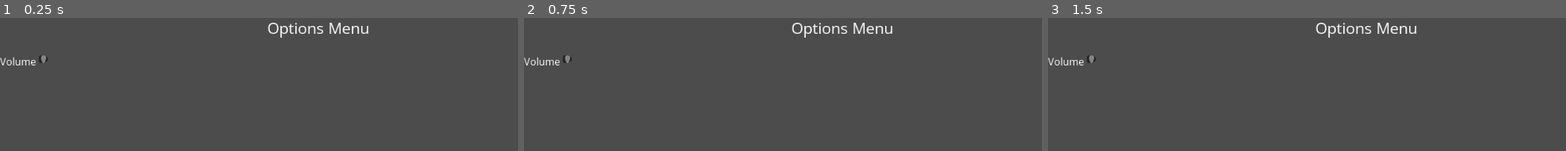
Above: before the commit, frames 1-3 (left to right).
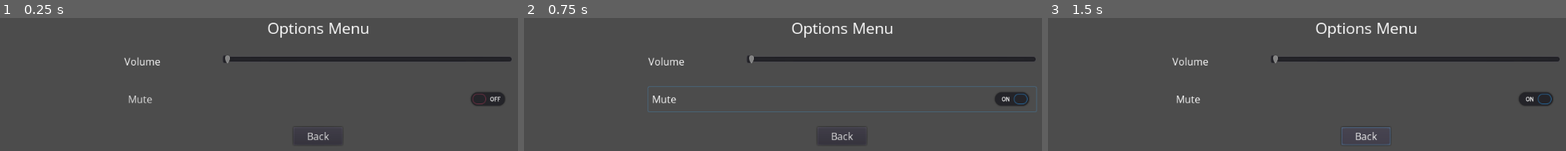
Above: after the commit, the same moments.

Repository: SavoVuksan/godot_wild_jam_45
Game: Godot game, scene res://Blueprints/OptionsMenu.tscn
Two runs of this game, one before a commit and one after it. Both use one fixed random seed, a clock stepped at 60 frames per second and the inputs below. The project has no main scene, so this scene is started directly.
Inputs (mouse positions are in pixels of both pictures, inside the frame that each line leads up to):
- Up to frame 1 (0.25 s): no input
- Up to frame 2 (0.75 s): click (839, 99) at 0.5 s, where only the run after the commit has a clickable "Mute"
- Up to frame 3 (1.5 s): click (1363, 136) at 1.25 s, where only the run after the commit has a clickable "Back"

The runs differ from the first frame. In frame 1, 3.3% of the frame differs, in the area x 0-99%, y 27-92%; in frame 2, 4.2%, in the area x 0-100%, y 27-92%; in frame 3, 3.4%.

Commit message:
Started working on UI

Diff:
--- a/Blueprints/OptionsMenu.tscn
+++ b/Blueprints/OptionsMenu.tscn
@@ -9,13 +9,16 @@
 rect_pivot_offset = Vector2( -392, -15 )
 
 [node name="VBoxContainer" type="VBoxContainer" parent="."]
-anchor_right = 1.0
-anchor_bottom = 1.0
+anchor_left = 0.5
+anchor_right = 0.5
+margin_left = -312.0
 margin_top = 100.0
+margin_right = 312.0
+margin_bottom = 500.0
 custom_constants/separation = 25
 
 [node name="OptionsMenu" type="Label" parent="VBoxContainer"]
-margin_right = 1024.0
+margin_right = 624.0
 margin_bottom = 35.0
 custom_fonts/font = ExtResource( 1 )
 text = "Options Menu"
@@ -23,21 +26,40 @@
 
 [node name="VBoxContainer" type="VBoxContainer" parent="VBoxContainer"]
 margin_top = 60.0
-margin_right = 1024.0
-margin_bottom = 83.0
+margin_right = 624.0
+margin_bottom = 153.0
 custom_constants/separation = 30
 
 [node name="HBoxContainer" type="HBoxContainer" parent="VBoxContainer/VBoxContainer"]
-margin_right = 1024.0
+margin_right = 624.0
 margin_bottom = 23.0
+custom_constants/separation = 100
 
 [node name="Volume" type="Label" parent="VBoxContainer/VBoxContainer/HBoxContainer"]
 margin_right = 58.0
 margin_bottom = 23.0
 custom_fonts/font = ExtResource( 2 )
 text = "Volume"
+valign = 1
 
 [node name="VolumeSlider" type="HSlider" parent="VBoxContainer/VBoxContainer/HBoxContainer"]
-margin_left = 62.0
-margin_right = 78.0
+margin_left = 158.0
+margin_right = 624.0
 margin_bottom = 16.0
+size_flags_horizontal = 3
+
+[node name="CheckButton" type="CheckButton" parent="VBoxContainer/VBoxContainer"]
+margin_top = 53.0
+margin_right = 624.0
+margin_bottom = 93.0
+custom_fonts/font = ExtResource( 2 )
+text = "Mute"
+
+[node name="BackButton" type="Button" parent="VBoxContainer"]
+margin_left = 272.0
+margin_top = 178.0
+margin_right = 351.0
+margin_bottom = 207.0
+size_flags_horizontal = 4
+custom_fonts/font = ExtResource( 2 )
+text = "    Back    "
--- a/Blueprints/PauseMenu.tscn
+++ b/Blueprints/PauseMenu.tscn
@@ -25,28 +25,27 @@
 align = 1
 
 [node name="VBoxContainer" type="VBoxContainer" parent="Panel/VBoxContainer"]
-margin_left = 400.0
-margin_top = 80.0
-margin_right = 624.0
+margin_top = 60.0
+margin_right = 1024.0
 margin_bottom = 207.0
 custom_constants/separation = 30
 
 [node name="ContinueButton" type="Button" parent="Panel/VBoxContainer/VBoxContainer"]
-margin_right = 224.0
+margin_right = 1024.0
 margin_bottom = 29.0
 custom_fonts/font = ExtResource( 2 )
 text = "Continue"
 
 [node name="OptionsButton" type="Button" parent="Panel/VBoxContainer/VBoxContainer"]
 margin_top = 59.0
-margin_right = 224.0
+margin_right = 1024.0
 margin_bottom = 88.0
 custom_fonts/font = ExtResource( 2 )
 text = "Options"
 
 [node name="ExitButton" type="Button" parent="Panel/VBoxContainer/VBoxContainer"]
 margin_top = 118.0
-margin_right = 224.0
+margin_right = 1024.0
 margin_bottom = 147.0
 custom_fonts/font = ExtResource( 2 )
 text = "Exit"
